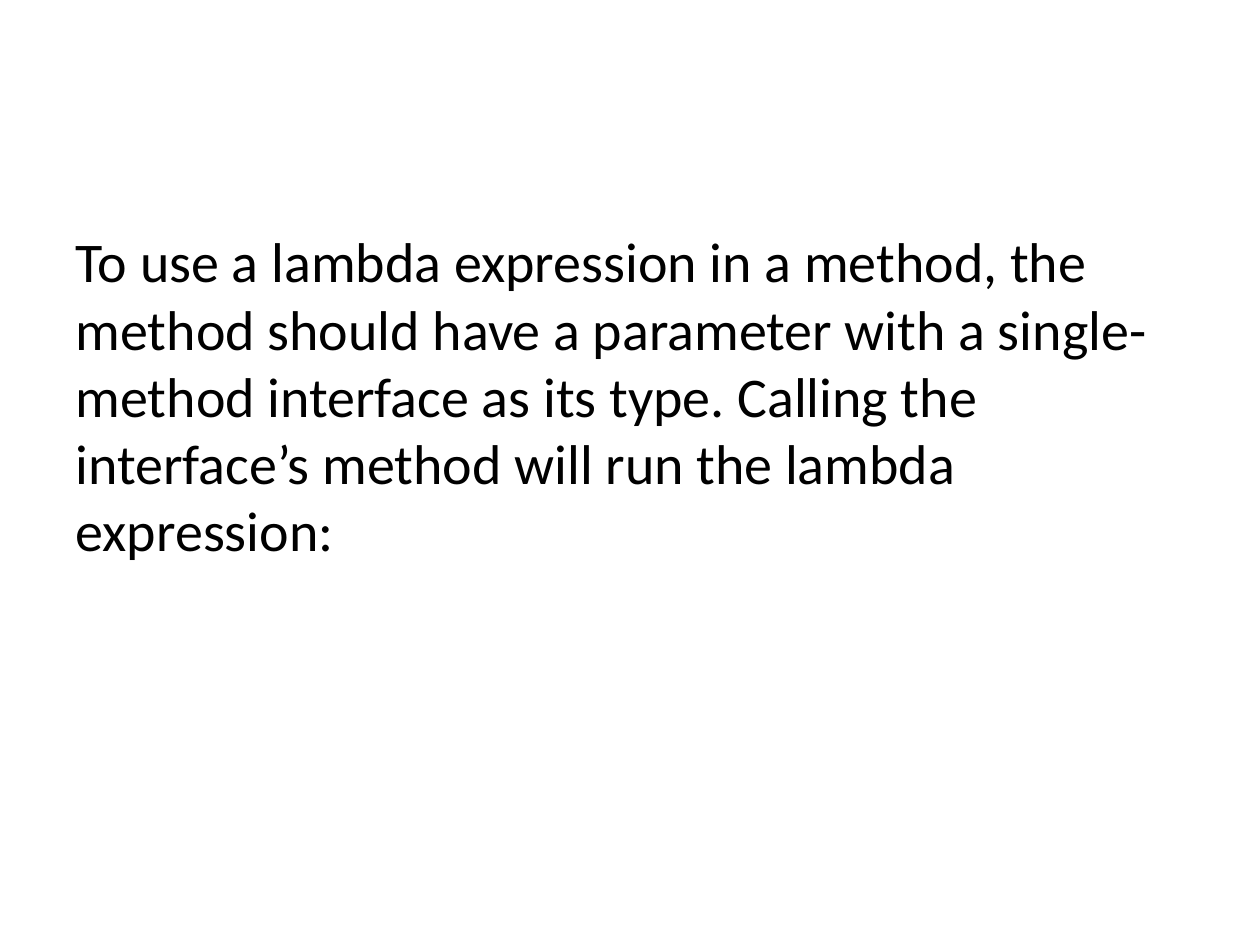
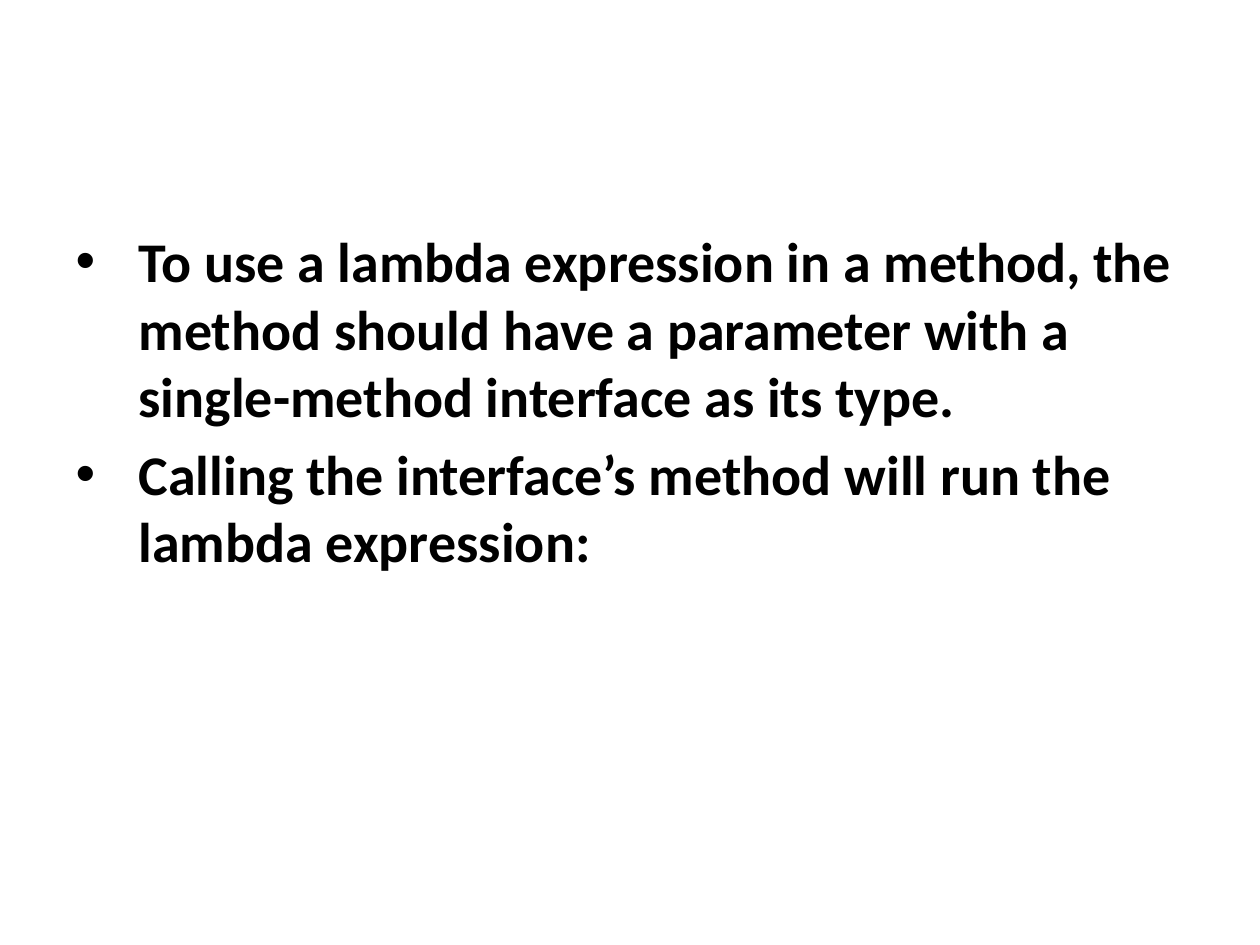
Before and after one commit to ucoruh/ce204-object-oriented-programming, a slide deck: slide 77 of week-3/ce204-week-3.md_word.pptx (slide 75 before the commit). Drawn at 1260x945 pixels with LibreOffice and Linux fonts; fonts in the diff are those of the drawing. Boxes give left, top, right and bottom in pixels: in the first picture for what was removed or moved away, otherwise in the second. Text is boxed around its words. In the diff, an @@ line names an element or a change of style, - is before the commit and + after.

```diff
--- a/week-3/ce204-week-3.md_word.pptx
+++ b/week-3/ce204-week-3.md_word.pptx
@@ text at [139, 242, 1171, 571]: text changed; bold on @@
-To use a lambda expression in a method, the method should have a parameter with a single-method interface as its type. Calling the interface’s method will run the lambda expression:
+• To use a lambda expression in a method, the method should have a parameter with a single-method interface as its type.
+• Calling the interface’s method will run the lambda expression:
```
Also in this commit, not shown: 5 other slides changed, 3 slides added, 11 other files.
